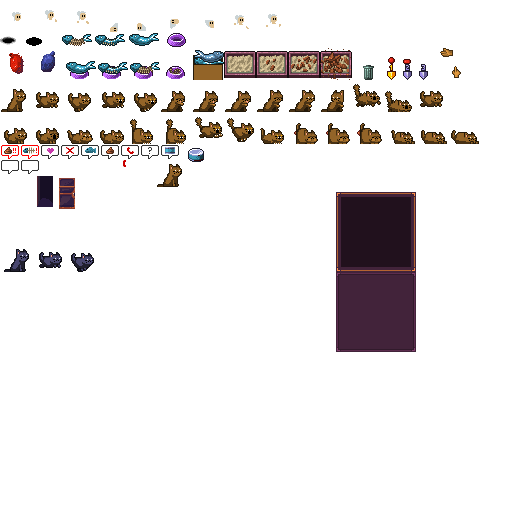
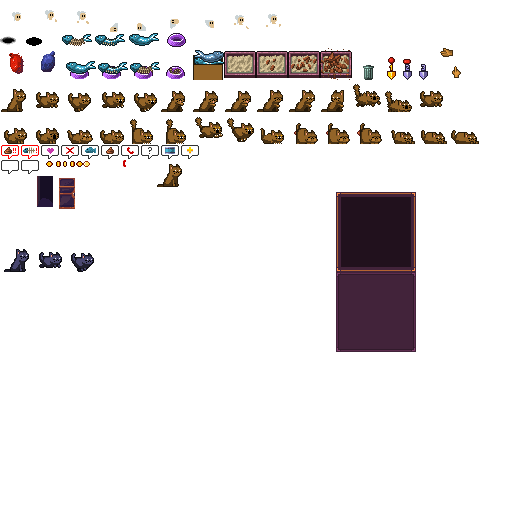
Layer changes from the first (512, 512) image to the second:
painted on "Layer 1" over [46, 146, 195, 167]
painted on "tiles" over [46, 145, 204, 167]
